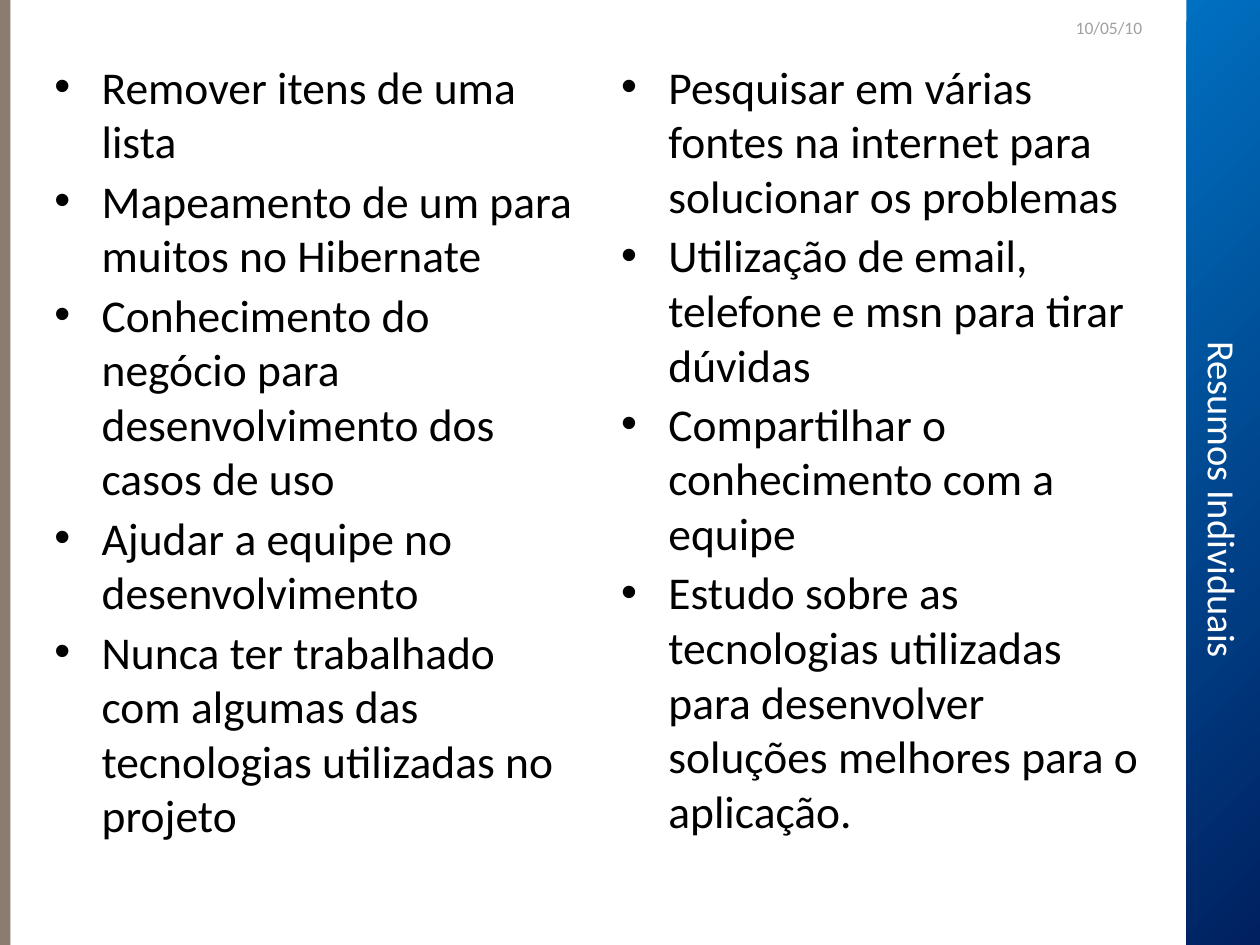
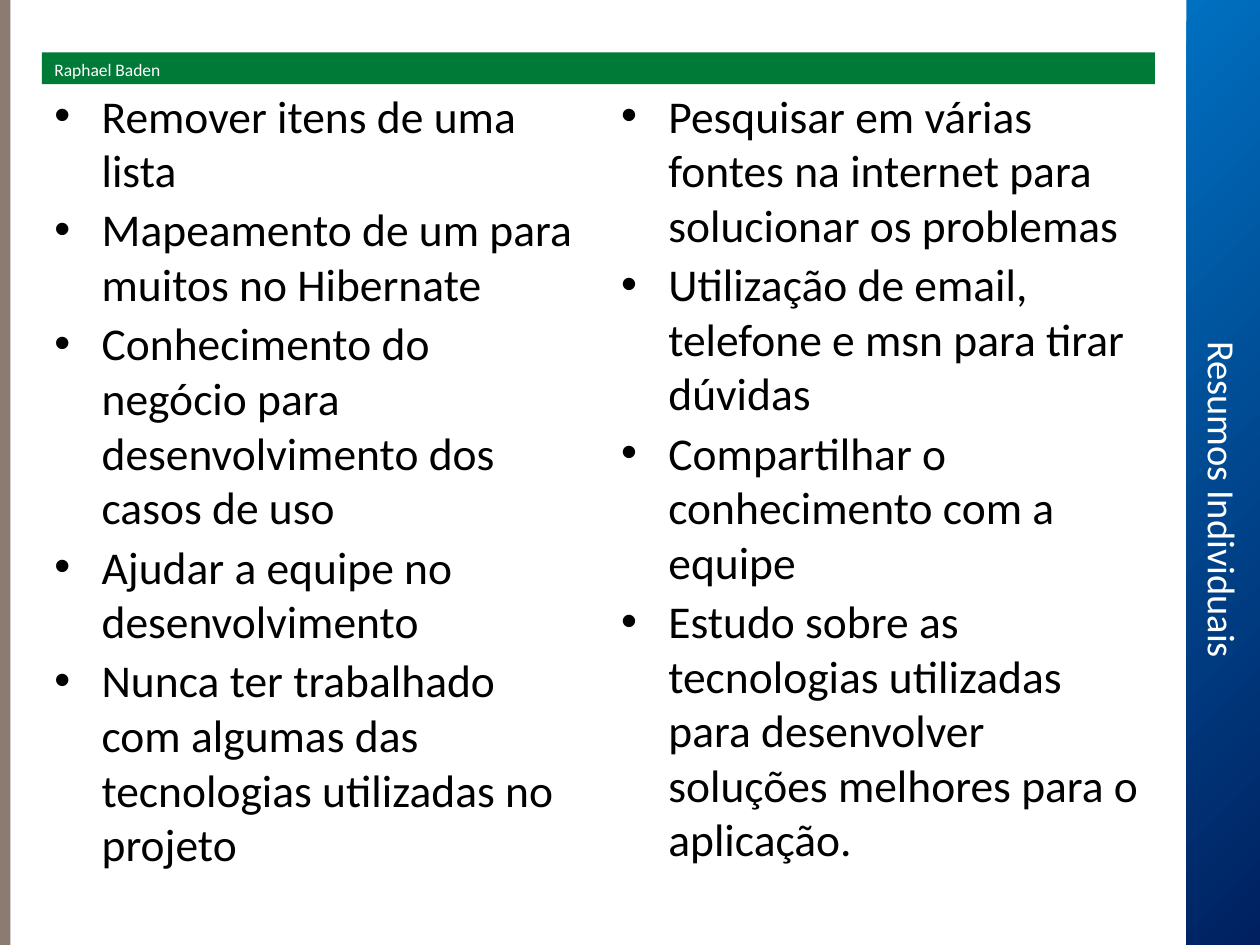
Before and after one commit to robsonmrsp/tcc-fbv-poscomp5-fabrica2, a slide deck: slide 17 of sisa/Seminário/Apresentação.ppt (slide 16 before the commit). Drawn at 1260x945 pixels with LibreOffice and Linux fonts; fonts in the diff are those of the drawing; background and template pictures are left out. Boxes give left, top, right and bottom in pixels: in the first picture for what was removed or moved away, otherwise in the second. Text is boxed around its words. In the diff, an @@ line names an element or a change of style, - is before the commit and + after.

```diff
--- a/sisa/Seminário/Apresentação.ppt
+++ b/sisa/Seminário/Apresentação.ppt
@@ text removed at (1076, 22, 1143, 35) @@
-10/05/10
@@ rectangle added at (42, 53, 1154, 84), fill #007A37, 10 pt, text #FFFFFF @@
+Raphael Baden
@@ text "Remover itens de uma lista": place and size @@
-text "Remover itens de uma lista" at (102, 72, 571, 840)
+text "Remover itens de uma lista" at (102, 101, 571, 869)
@@ text "Pesquisar em várias fontes na ...": place and size @@
-text "Pesquisar em várias fontes na ..." at (668, 72, 1138, 836)
+text "Pesquisar em várias fontes na ..." at (668, 101, 1138, 864)
```
Also in this commit, not shown: 15 other slides changed, 3 slides added.
